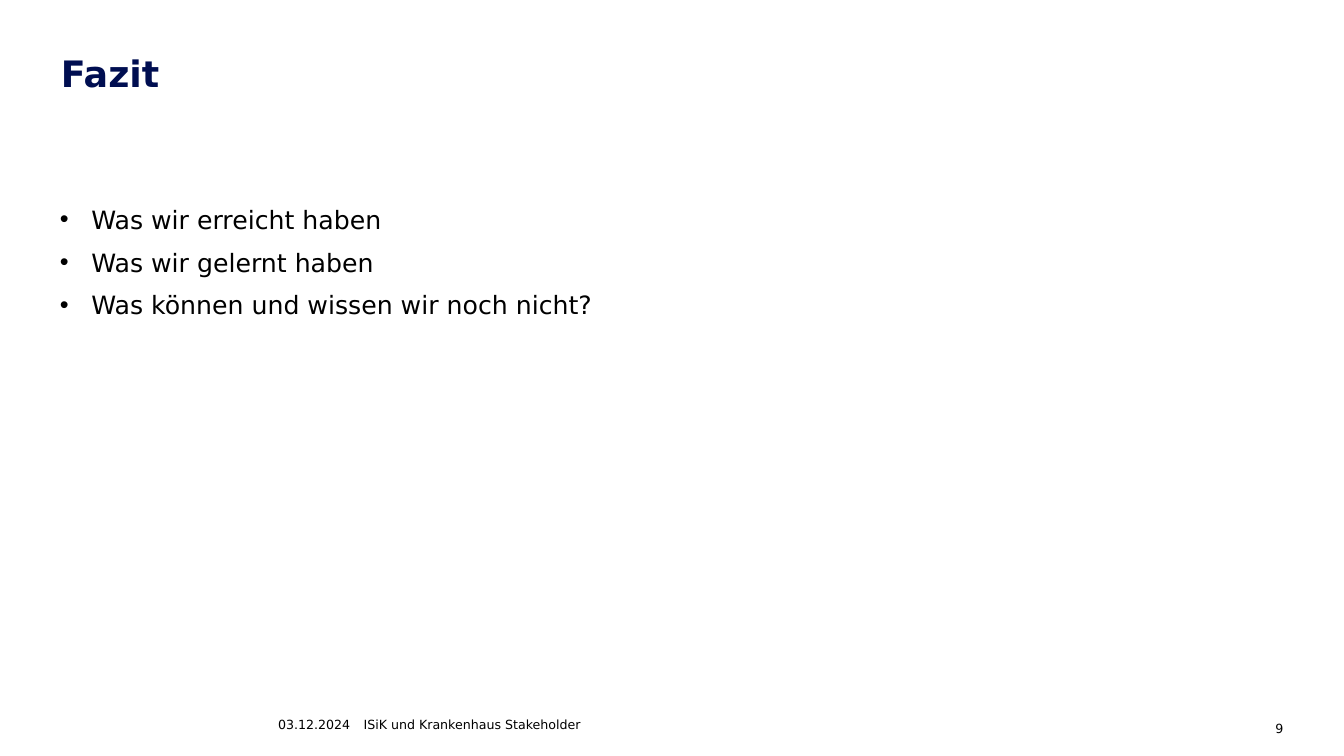
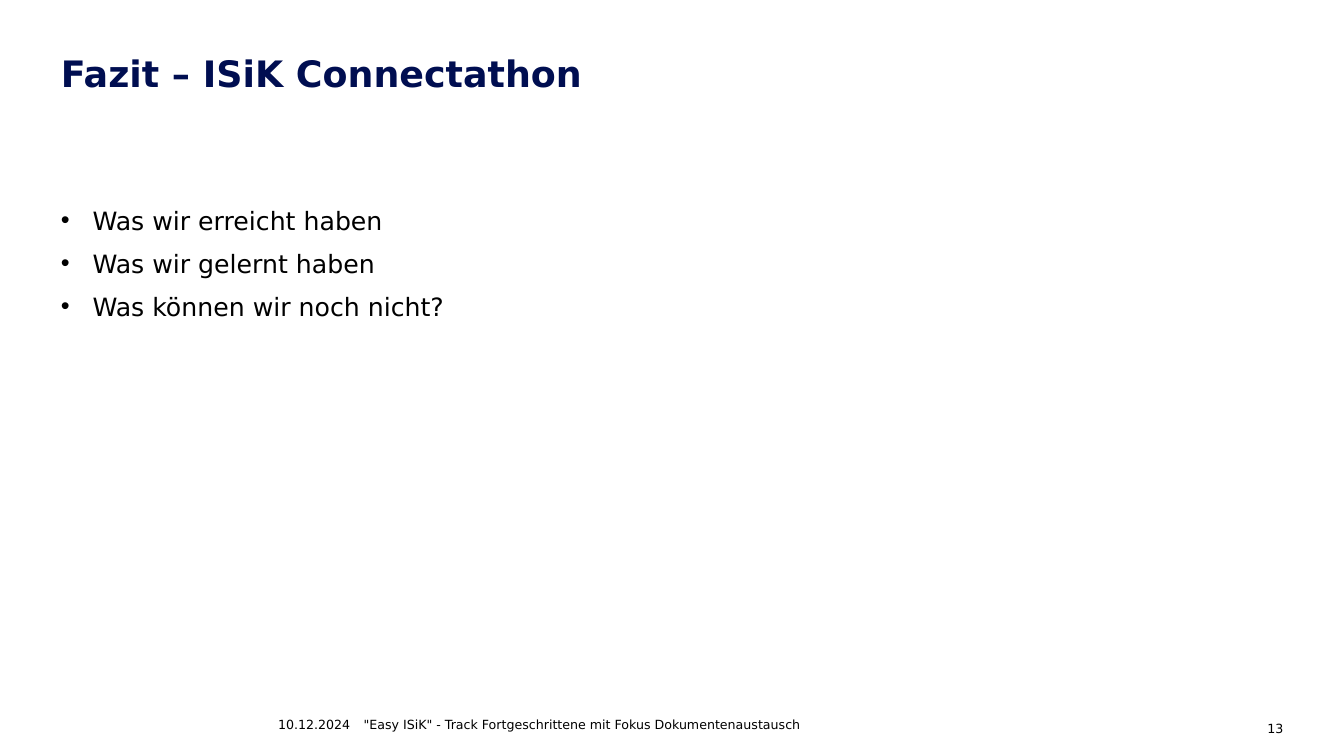
Before and after one commit to gematik/Spec-ISiK-Basismodul, a slide deck: slide 13 of Aufgabenstellung Connectathon Köln/Track-Fortgeschrittene/ISIK-Köln-Track-Fortgeschrittene.pptx (slide 9 before the commit). Drawn at 1344x756 pixels with LibreOffice and Linux fonts; fonts in the diff are those of the drawing; background and template pictures are left out. Boxes give left, top, right and bottom in pixels: in the first picture for what was removed or moved away, otherwise in the second. Text is boxed around its words. In the diff, an @@ line names an element or a change of style, - is before the commit and + after.

```diff
--- a/Aufgabenstellung Connectathon Köln/Track-Fortgeschrittene/ISIK-Köln-Track-Fortgeschrittene.pptx
+++ b/Aufgabenstellung Connectathon Köln/Track-Fortgeschrittene/ISIK-Köln-Track-Fortgeschrittene.pptx
@@ title at (x1=61, y1=59, x2=582, y2=88): text changed @@
-Fazit
+Fazit – ISiK Connectathon
@@ text at (x1=93, y1=297, x2=444, y2=317): text changed @@
-• Was können und wissen wir noch nicht?
+• Was können wir noch nicht?
@@ text at (x1=278, y1=719, x2=350, y2=729): text changed @@
-03.12.2024
+10.12.2024
@@ text at (x1=364, y1=719, x2=801, y2=732): text changed @@
-ISiK und Krankenhaus Stakeholder
+"Easy ISiK" - Track Fortgeschrittene mit Fokus Dokumentenaustausch
@@ page number at (x1=1267, y1=723, x2=1283, y2=734): text changed @@
-9
+13
```
Also in this commit, not shown: 8 other slides changed, 4 slides added, 1 other file.
